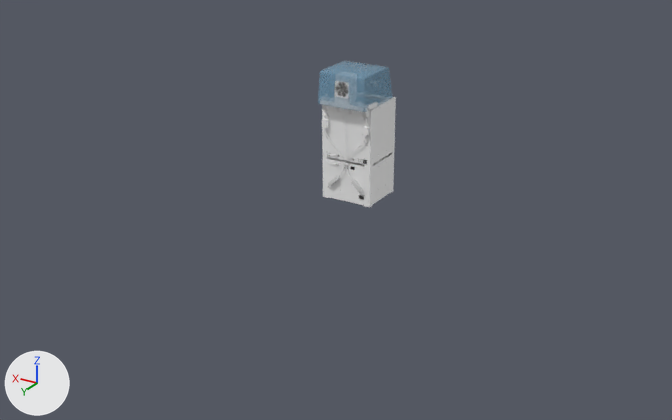
What one commit did to the FBX model Pebble3D AR/Assets/Model/Ultimaker S5 4.fbx.
The view is the same before and after, from a camera (50 mm lens) standing at (-3.95, 7.18, 2.67) and looking at (0.04, 0.54, -0.66). The lights are fixed; the arrows at lower left show +X, +Y and +Z. Where no turn or scale is listed for an object, it has been applied to the vertices.

Objects in the first picture: 'BackPanel', 'BackPanel.003', 'Cover', 'LeftPanel.004', 'RightPanel'.
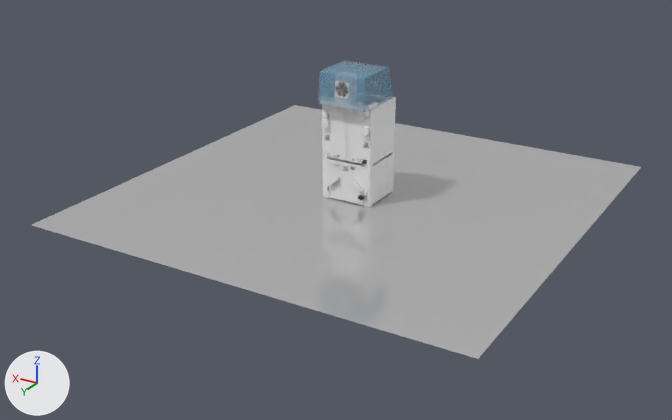
What differs and where, as boxes (x1, y1, x2, y2) in the pictures (672 x 420 px):
'GroundPlane', added
    after: (32, 105, 641, 359)
'Hinge.L', moved
    before: (368, 102, 378, 110)
    after: (318, 61, 393, 112)
'Cover', unchanged, covered by the edit
    before: (318, 61, 393, 112)

Edits to the bpy script that builds the scene:
```text
Add mat_ground:
    mat_ground = principled_material('Ground')
    mat_ground.base_color = (0.6, 0.6, 0.6)  # light grey #cbcbcb
    mat_ground.metallic = 0.5
    mat_ground.roughness = 0.1
Add me_plane_035_1:
    me_plane_035_1.from_pydata([(-2.07, -2.07, 0.0), (2.07, -2.07, 0.0), (-2.07, 2.07, 0.0), (2.07, 2.07, 0.0)], [], [(0, 1, 3, 2)])
    me_plane_035_1.materials.append(mat_ground)  # light grey #cbcbcb
Change ob_hinge_l:
    ob_hinge_l.location: (-0.244, 0.4, 0.33) -> (0.0, 0.27, 0.478)
Add ob_groundplane:
    ob_groundplane = bpy.data.objects.new('GroundPlane', me_plane_035_1)
    ob_groundplane.location = (0.0, 0.188, -0.611)
```
